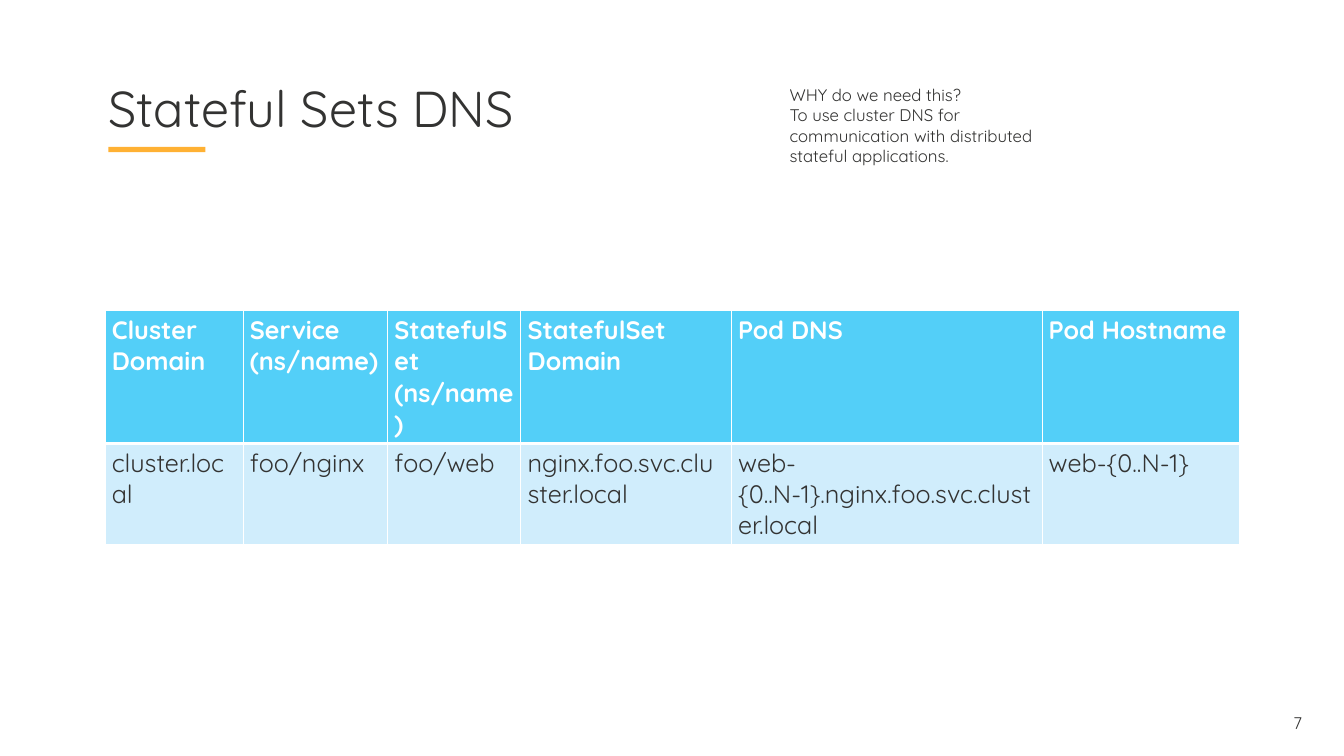
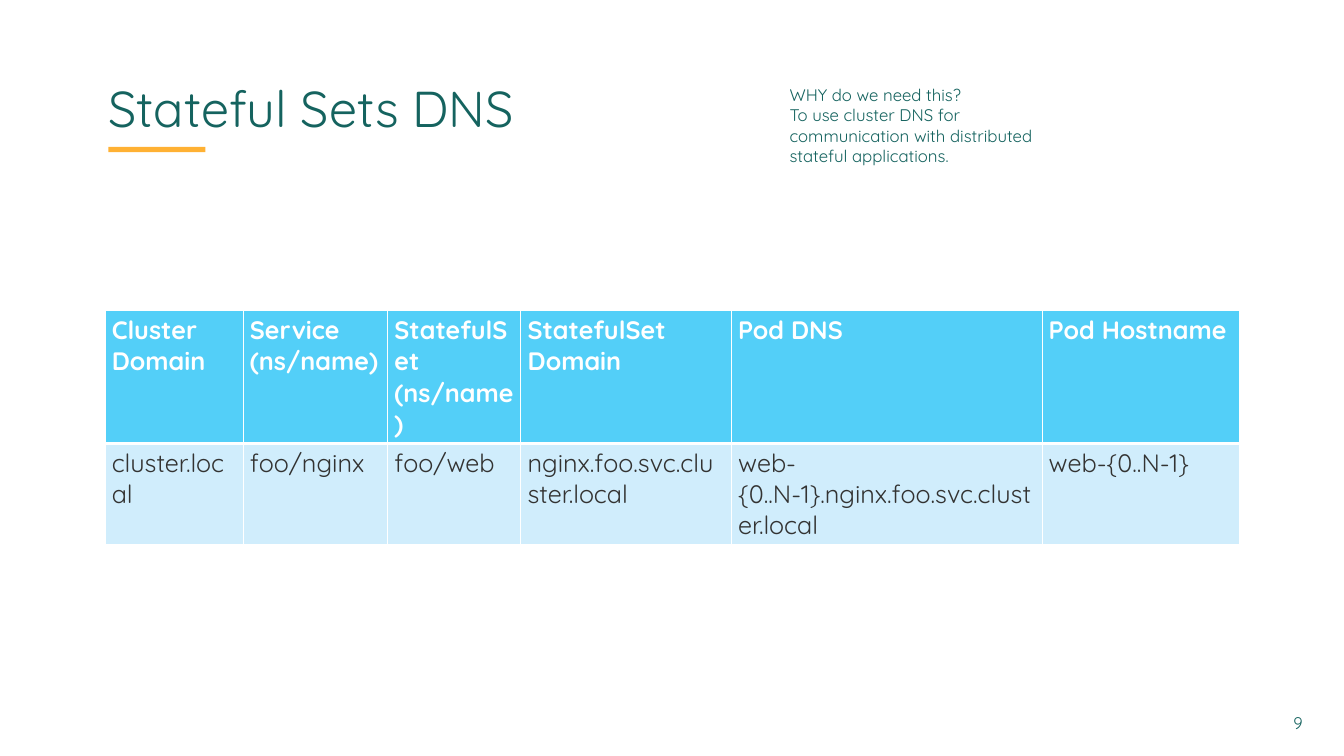
Before and after one commit to skabrits/Kubernetes-workshop, a slide deck: slide 9 of documentation/Part II/Workshop-II.pptx (slide 7 before the commit). Drawn at 1344x756 pixels with LibreOffice and Linux fonts; fonts in the diff are those of the drawing; background and template pictures are left out. Boxes give left, top, right and bottom in pixels: in the first picture for what was removed or moved away, otherwise in the second. Text is boxed around its words. In the diff, an @@ line names an element or a change of style, - is before the commit and + after.

```diff
--- a/documentation/Part II/Workshop-II.pptx
+++ b/documentation/Part II/Workshop-II.pptx
@@ title "Stateful Sets DNS" at bbox=[108, 89, 514, 128]: text colour #333332 to #16635F @@
@@ text "WHY do we need this?" at bbox=[790, 88, 1032, 165]: text colour #333332 to #16635F @@
@@ text at bbox=[1293, 717, 1302, 729]: text changed; text colour #333332 to #16635F @@
-7
+9
```
Also in this commit, not shown: 12 other slides changed, 5 slides added, 2 other files.
